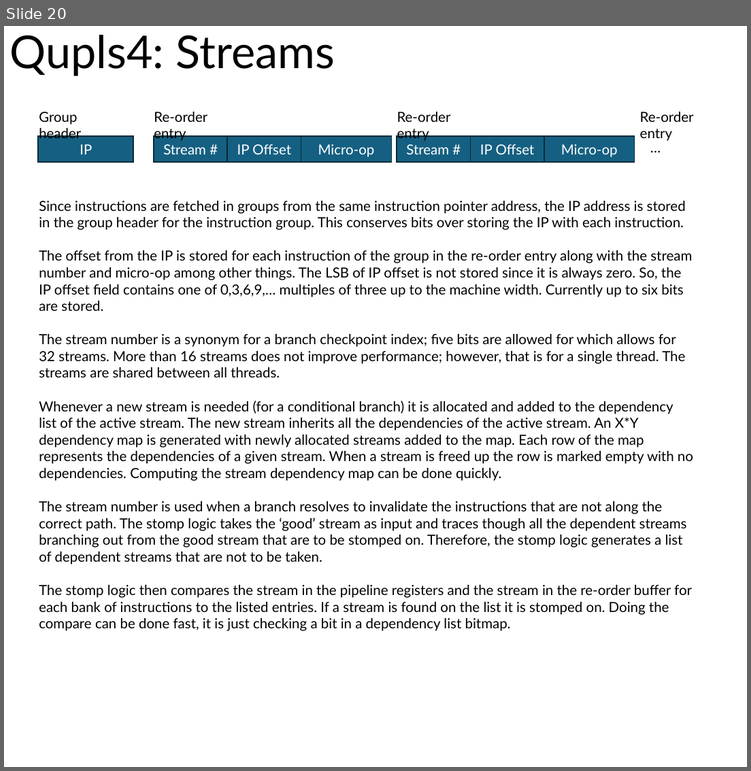
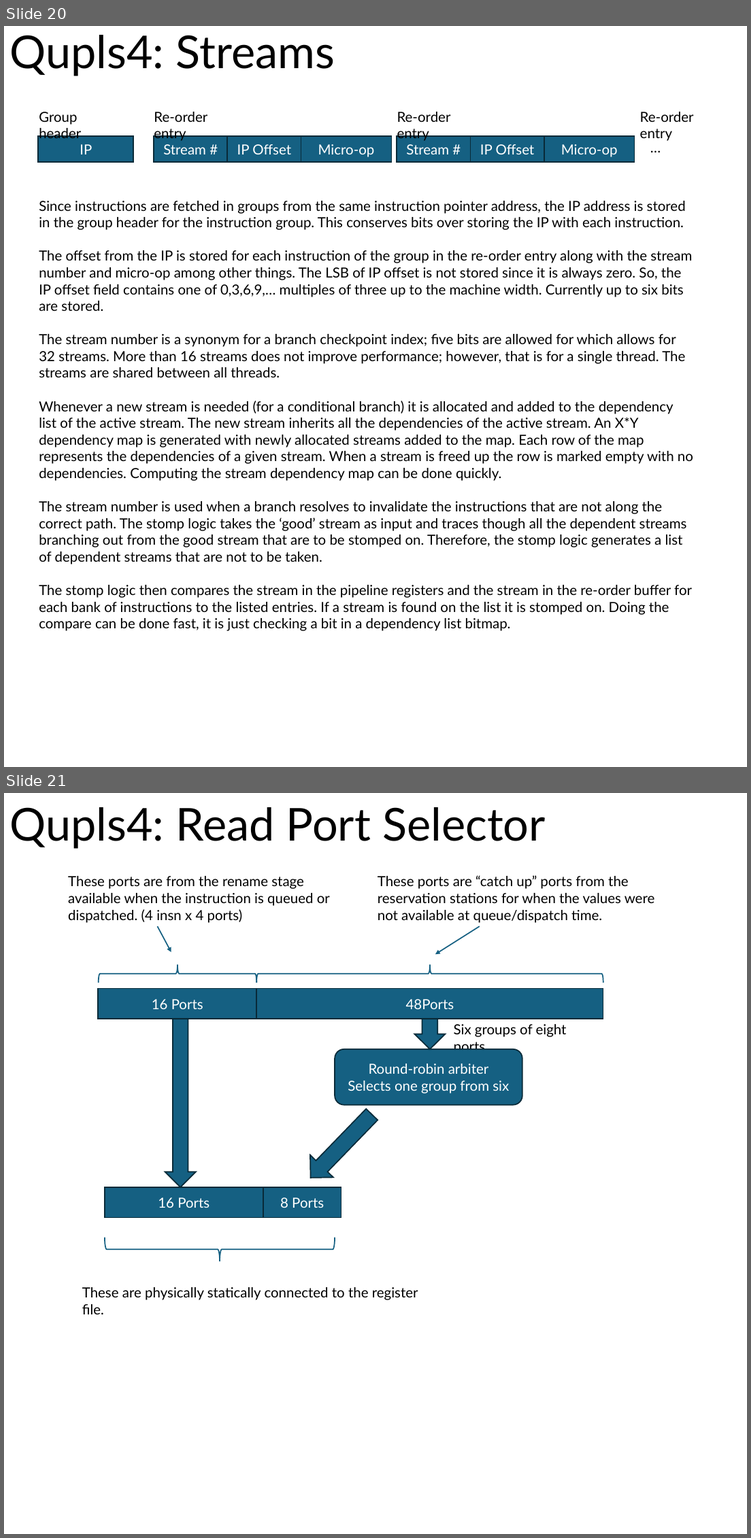
Before and after one commit to robfinch/Qupls, a slide deck: rtl/cpu_v4/doc/Qupls4.pptx. Shown one above the other, each under a label of ours: slide 20 before the commit, slides 20 and 21 after it. The pictures are 751x771 and 751x1538 pixels, drawn with LibreOffice and Linux fonts; fonts in the diff are those of the drawing. Boxes give left, top, right and bottom in pixels: in the first picture for what was removed or moved away, otherwise in the second. Text is boxed around its words. In the diff, an @@ line names an element or a change of style, - is before the commit and + after.

Commit message:
Qupls4 - update
- make move rename command
- fix store forwarding
- improved name supplier
- update date

```diff
--- a/rtl/cpu_v4/doc/Qupls4.pptx
+++ b/rtl/cpu_v4/doc/Qupls4.pptx
@@ slide 21 added at <box>4,793,747,1534</box>, background #FFFFFF @@
@@ title added at <box>9,807,545,849</box>, 58.7 pt, text #000000 @@
+Qupls4: Read Port Selector
@@ text added at <box>68,876,330,923</box>, 18 pt, text #000000 @@
+These ports are from the rename stage available when the instruction is queued or dispatched. (4 insn x 4 ports)
@@ text added at <box>377,875,655,923</box>, 18 pt, text #000000 @@
+These ports are “catch up” ports from the reservation stations for when the values were not available at queue/dispatch time.
@@ arrow added from (157, 926) to (171, 952), #156082 1.5 pt @@
@@ arrow added from (479, 926) to (435, 955), #156082 1.5 pt @@
@@ left brace added at <box>99,964,257,983</box>, outline #156082 1.5 pt @@
@@ left brace added at <box>257,964,603,983</box>, outline #156082 1.5 pt @@
@@ rectangle added at <box>98,989,256,1019</box>, fill #156082, outline #092A39 1.5 pt, 18 pt, text #FFFFFF @@
+16 Ports
@@ rectangle added at <box>256,989,603,1019</box>, fill #156082, outline #092A39 1.5 pt, 18 pt, text #FFFFFF @@
+48Ports
@@ down arrow added at <box>165,1019,196,1187</box>, fill #156082, outline #092A39 1.5 pt @@
@@ down arrow added at <box>415,1019,445,1050</box>, fill #156082, outline #092A39 1.5 pt @@
@@ text added at <box>453,1024,566,1055</box>, 18 pt, text #000000 @@
+Six groups of eight ports
@@ rounded rectangle added at <box>335,1049,523,1105</box>, fill #156082, outline #092A39 1.5 pt, 18 pt, text #FFFFFF @@
+Round-robin arbiter
+Selects one group from six
@@ down arrow added at <box>299,1103,383,1189</box>, fill #156082, outline #092A39 1.5 pt @@
@@ rectangle added at <box>105,1187,263,1218</box>, fill #156082, outline #092A39 1.5 pt, 18 pt, text #FFFFFF @@
+16 Ports
@@ rectangle added at <box>263,1187,341,1218</box>, fill #156082, outline #092A39 1.5 pt, 18 pt, text #FFFFFF @@
+8 Ports
@@ right brace added at <box>105,1238,335,1262</box>, outline #156082 1.5 pt @@
@@ text added at <box>82,1287,418,1315</box>, 18 pt, text #000000 @@
+These are physically statically connected to the register file.
```
Also in this commit, not shown: 1 other slide added, 24 other files.
